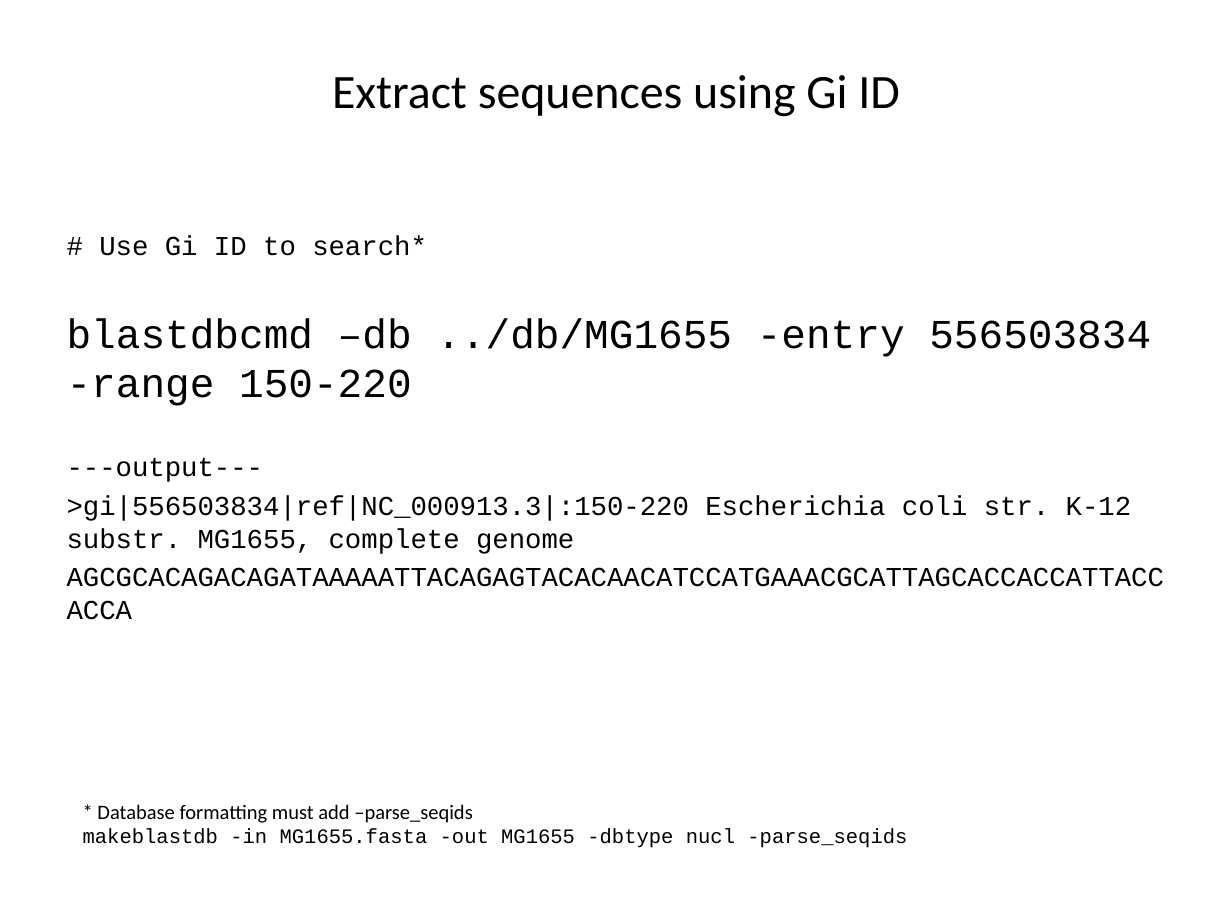
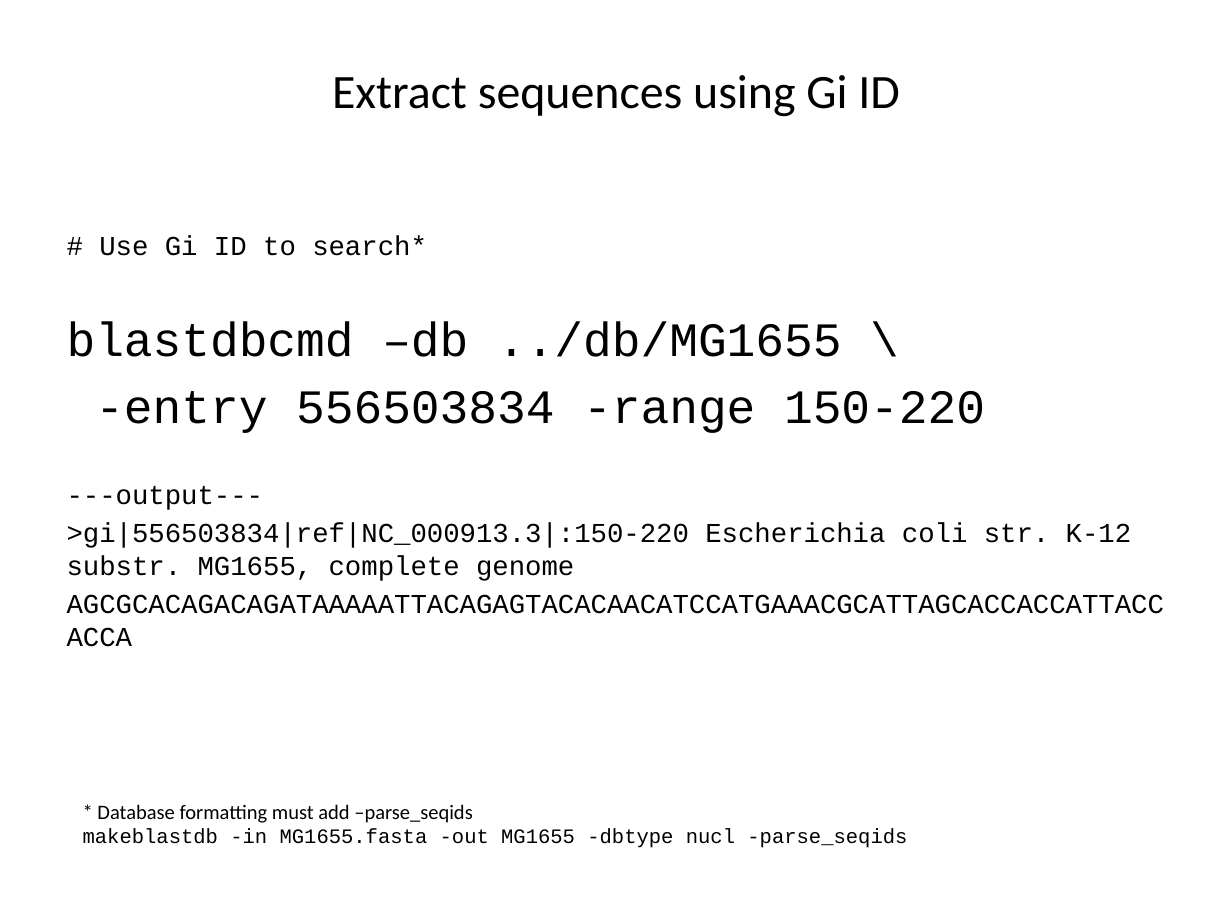
Before and after one commit to liu3zhenlab/teaching, a slide deck: slide 19 of PLPTH813Bioinformatis/2021/labs/lab05_alignment.pptx (slide 18 before the commit). Drawn at 1232x924 pixels with LibreOffice and Linux fonts; fonts in the diff are those of the drawing. Boxes give left, top, right and bottom in pixels: in the first picture for what was removed or moved away, otherwise in the second. Text is boxed around its words. In the diff, an @@ line names an element or a change of style, - is before the commit and + after.

```diff
--- a/PLPTH813Bioinformatis/2021/labs/lab05_alignment.pptx
+++ b/PLPTH813Bioinformatis/2021/labs/lab05_alignment.pptx
@@ text at (67, 322, 985, 433): text changed; size 24 to 28 pt @@
-blastdbcmd –db ../db/MG1655 -entry 556503834 -range 150-220
+blastdbcmd –db ../db/MG1655 \
+-entry 556503834 -range 150-220
```
Also in this commit, not shown: 18 other slides changed, 1 slide added.
